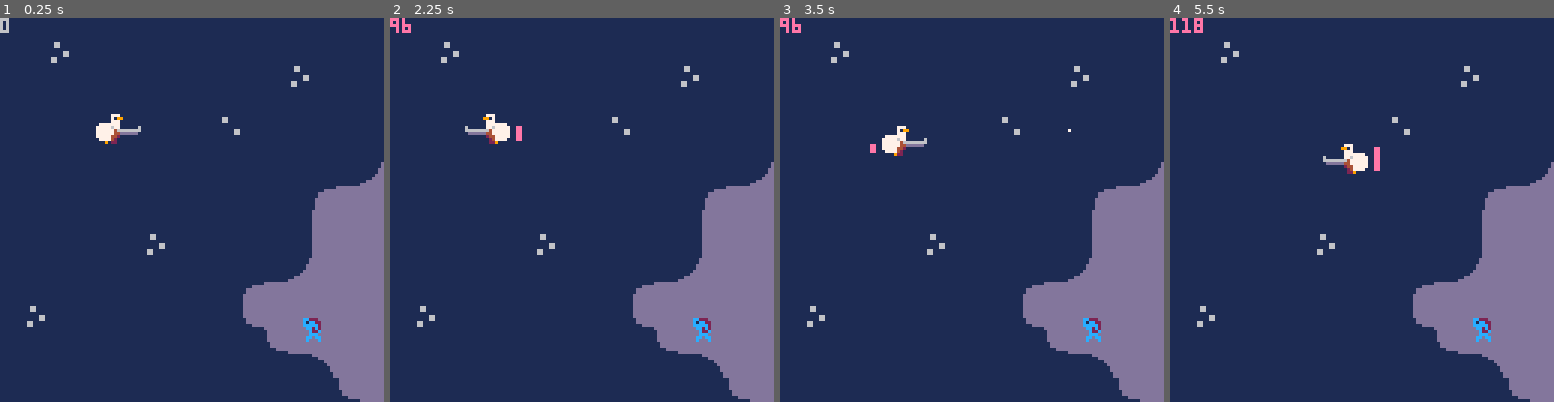
Above: before the commit, frames 1-4 (left to right).
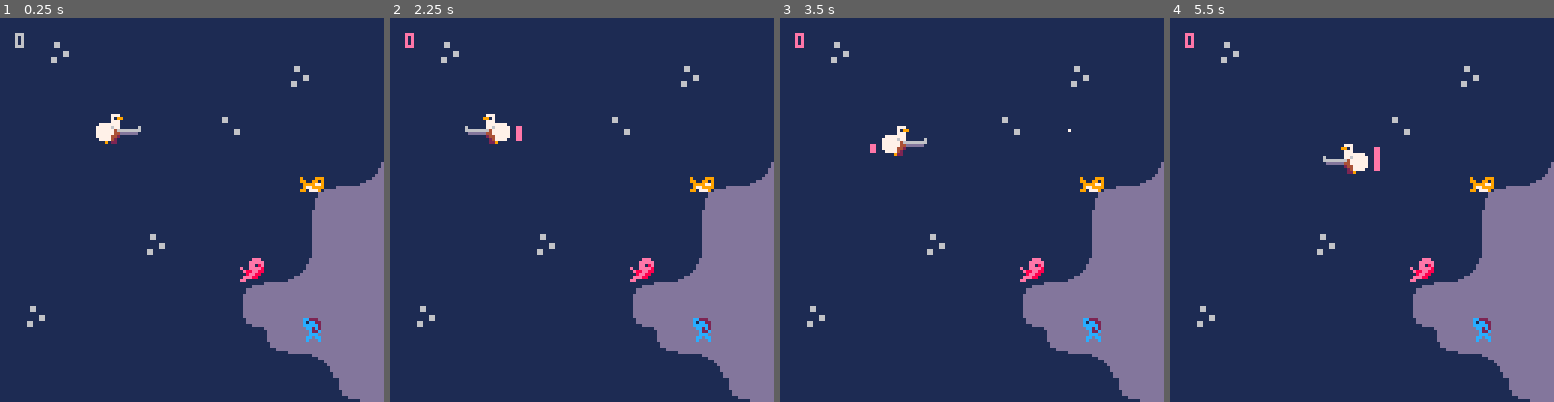
Above: after the commit, the same moments.

Repository: MoTheMelon/PicoProjects
Game: PICO-8 cartridge game jam/chonkyduck.p8
Two runs of this game, one before a commit and one after it. Both use one fixed random seed, a clock stepped at 60 frames per second and the inputs below.
Inputs:
- Up to frame 1 (0.25 s): no input
- Up to frame 2 (2.25 s): tap O (Z key) at 0.33, 0.7, 1.43, 2.22 s; tap X (X key) at 1.07, 2.07 s; hold Left from 1.97 s (still down)
- Up to frame 3 (3.5 s): release Left at 2.37 s; tap X (X key) every 0.33 s from 2.4 to 3.4 s; hold Down 2.42-2.82 s; hold Right from 2.87 s (still down); tap O (Z key) at 3.1 s
- Up to frame 4 (5.5 s): release Right at 3.53 s; hold Up 3.58-4.08 s; tap X (X key) every 0.33 s from 3.73 to 5.4 s; tap O (Z key) at 3.98, 4.87 s; hold Right 4.13-4.53 s; hold Down 4.58-5.08 s; hold Left from 5.13 s (still down)

The runs differ from the first frame. In frame 1, 0.5% of the frame differs, in the area x 0-85%, y 0-69%; in frame 2, 0.6%; in frame 3, 0.6%; in frame 4, 0.7%.

Commit message:
dead fish collections works!

Diff:
--- a/game jam/chonkyduck.p8
+++ b/game jam/chonkyduck.p8
@@ -18,20 +18,28 @@
     orange_fish = 13
     red_fish = 14
 
-    enemies = {
-        {sprite = blue_fish,
-        x = 100,
-        y = 100,
-        alive = true
-        },
-        {sprite = orange_fish,
-        x = 100,
-        y = 200,
-        alive = true
-        },
-    }
-
-
+    enemies = {}
+
+    create_enemy(100,100,"blue")
+    create_enemy(100,50,"orange")
+    create_enemy(80,80,"red")
+
+    -- enemies = {
+    --     {sprite = blue_fish,
+    --     x = 100,
+    --     y = 100,
+    --     alive = true,
+    --     collected = false
+    --     },
+    --     {sprite = orange_fish,
+    --     x = 100,
+    --     y = 200,
+    --     alive = true,
+    --     collected = false
+    --     }
+    -- }
+
+    picked_up_fish = {}
 
     duck_run = {1,3,5,3}
     duck_run_spd = 0.2
@@ -94,6 +102,7 @@
             check_fired_gun()
             --switch_fishing()
             get_collided_enemy()
+            collect_enemies()
         end
     end
 
@@ -119,25 +128,93 @@
             draw_reload()
             cam_follow()
             draw_chonky_duck()
-        end
-    end
-
-
-end
-
-function draw_enemies()
-
-    local dead_y = flr(8*abs(sin(tick)))
-
+            draw_picked_up_fish()
+        end
+    end
+
+
+end
+
+function create_enemy(x,y,color)
+    local sprite = nil
+    if color == "blue" then sprite = blue_fish end
+    if color == "green" then sprite = green_fish end
+    if color == "orange" then sprite = orange_fish end
+    if color == "red" then sprite = red_fish end
+    local i = #enemies+1
+
+
+    local enemy = {
+        sprite = sprite,
+        x = x,
+        y = y,
+        alive = true,
+        collected = false
+    }
+    enemies[#enemies + 1] = enemy
+end
+
+function collect_enemies()
     for i = 1, #enemies do
         local enemy = enemies[i]
-        if enemy.alive then
+        if enemy ~= nil then
+            if not enemy.alive and is_in_range(enemy,16) and not enemy.collected then
+                enemy.x -= 1
+                if is_in_range(enemy, 6) then
+                    enemy.collected = true
+                end
+            end
+
+            if enemy.collected then
+                add_to_picked_up(enemy)
+                del(enemies,enemy)
+            end
+        end
+    end
+end
+
+function add_to_picked_up(fish)
+    local i = #picked_up_fish + 1
+    picked_up_fish[i] = fish
+end
+
+function draw_picked_up_fish()
+    for i = 1, #picked_up_fish do
+        local fish = picked_up_fish[i]
+        fish.x = cam_x + 10*i
+        fish.y = cam_y + 3
+        spr(fish.sprite,fish.x,fish.y)
+    end
+    print(#picked_up_fish,cam_x + 5,cam_y + 5)
+end
+
+function is_in_range(enemy,radius)
+    --centered on enemy sprite
+    local ex = enemy.x + 4
+    local ey = enemy.y + 4
+    local dx = (x+4) - ex
+    local dy = (y+4) - ey
+
+    return (dx * dx + dy * dy) < (radius * radius)
+end
+
+function draw_enemies()
+
+    local dead_y = flr(8*abs(sin(tick)))
+
+    for i = 1, #enemies do
+        local enemy = enemies[i]
+        if not enemy.alive then
+            if enemy.collected then
+                --spr(enemy.sprite,enemy.x,enemy.y)
+            else
+                spr(enemy.sprite,enemy.x,enemy.y - dead_y)
+            end
+        else
             spr(enemy.sprite,enemy.x,enemy.y)
-        else
-            spr(enemy.sprite,enemy.x,enemy.y - dead_y)
-        end
-    end
-    tick += 0.05
+        end
+    end
+    tick += 0.02
 end
 
 function get_collided_enemy()
@@ -199,7 +276,6 @@
             by = 0
         end
     end
-    print(bx)
 
     if bx ~= 0 and (bx < x + 64 and bx > x-64) then
         rectfill(bx, by, bx, by, 7)
